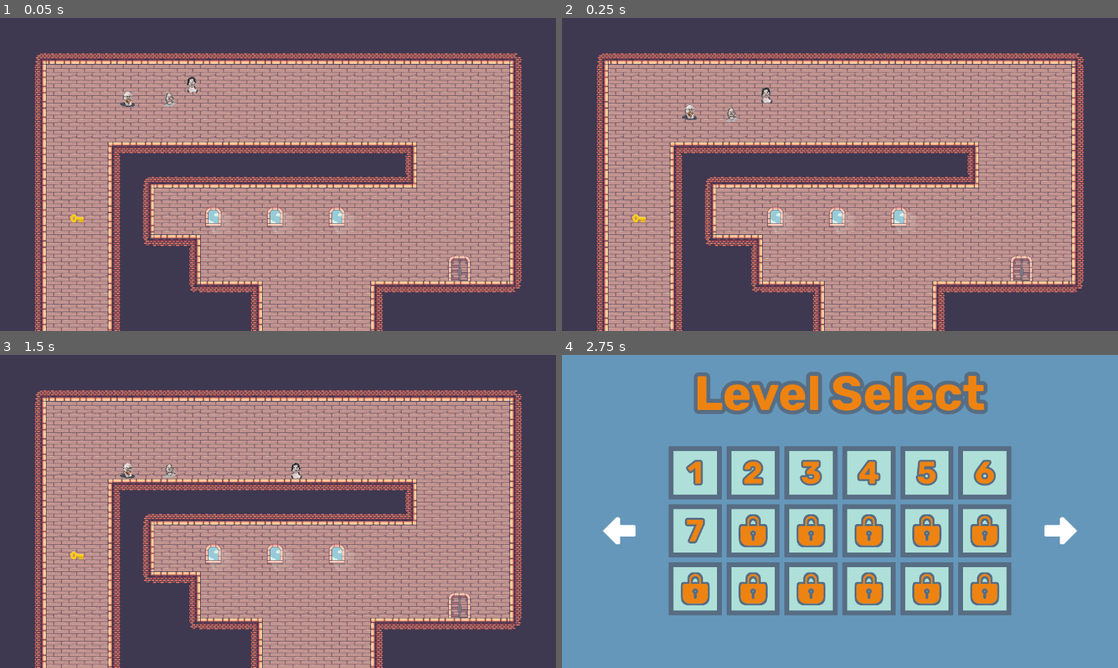
Above: before the commit, frames 1-4 (two rows, left to right).
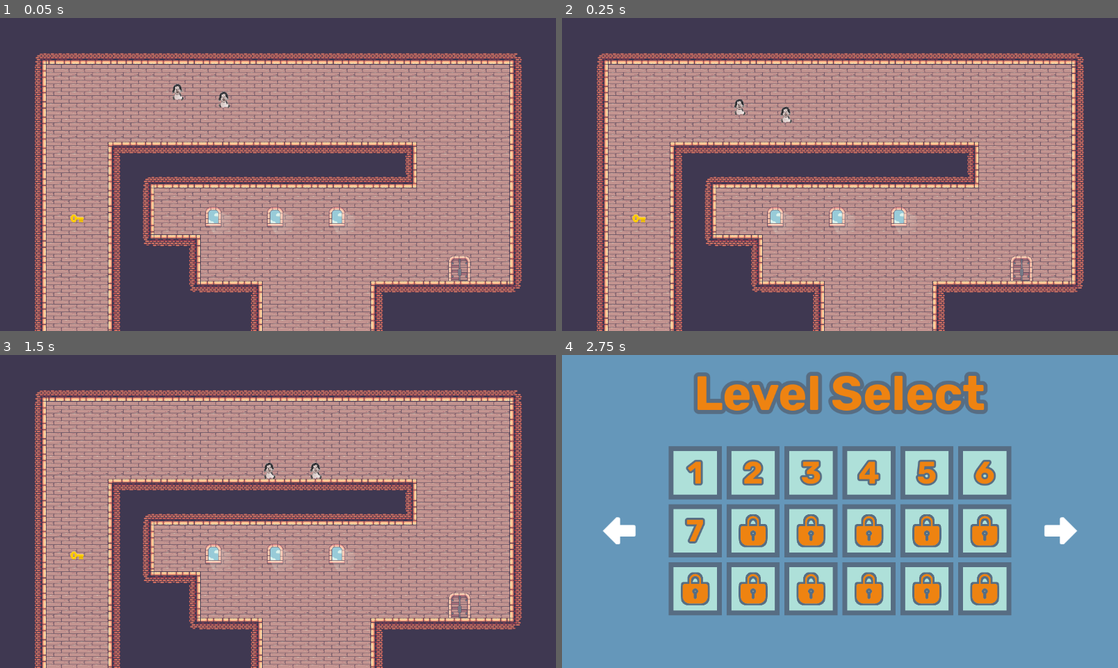
Above: after the commit, the same moments.

Repository: quimnuss/sompics
Game: Godot game, scene res://scenes/level_5.tscn
The game is run twice, just before and just after one commit, with the same random seed, the same clock (stepped at 60 frames per second) and the same inputs. The project has no main scene, so this scene is started directly.
Inputs (mouse positions are in pixels of both pictures, inside the frame that each line leads up to):
- Up to frame 1 (0.05 s): no input
- Up to frame 2 (0.25 s): no input
- Up to frame 3 (1.5 s): move the mouse to (400, 495) at 0.52 s; hold D (move_right) from 0.53 s (still down); tap W (jump) at 0.6, 0.77, 1.07 s; click (400, 495) at 0.67 s; tap Enter at 1.25 s; move the mouse to (166, 527) at 1.27 s; tap E (drop) at 1.35 s
- Up to frame 4 (2.75 s): tap W (jump) at 1.52, 1.55, 1.82, 2.3 s; move the mouse to (895, 442) at 2.02 s; release D (move_right) at 2.03 s; hold A (move_left) from 2.03 s (still down); hold J (level_select) from 2.03 s (still down)

The runs differ from the first frame. In frame 1, 0.3% of the frame differs, in the area x 21-42%, y 18-29%; in frame 2, 0.3%; in frame 3, 0.3%; in frame 4, nothing differs.

Commit message:
new: try controlling a rigidbody

Diff:
--- a/actors/pic_attached.gd
+++ /dev/null
@@ -1,30 +0,0 @@
-extends RigidBody2D
-
-
-@export var SPEED = 200.0
-const JUMP_VELOCITY = -400.0
-var gravity = ProjectSettings.get_setting("physics/2d/default_gravity")
-
-
-var move_left : String = 'move_left'
-var move_right : String = 'move_right'
-var jump : String = 'jump'
-
-func _ready():
-    pass # Replace with function body.
-
-func _integrate_forces(state):
-
-    state.apply_central_force(Vector2(10, -1000) * state.get_step())
-    #var force : Vector2
-#
-    #if Input.is_action_just_pressed(self.jump):
-        #force.y = JUMP_VELOCITY
-#
-    #var direction = Input.get_axis(self.move_left, self.move_right)
-    #if direction:
-        #force.x = direction * SPEED
-    #else:
-        #force.x = move_toward(force.x, 0, SPEED)
-#
-    #apply_central_force(force)
--- /dev/null
+++ b/actors/rigipic.gd
@@ -0,0 +1,32 @@
+extends RigidBody2D
+
+
+@export var SPEED = 200.0
+const JUMP_VELOCITY = -400.0
+var gravity = ProjectSettings.get_setting("physics/2d/default_gravity")
+
+
+var move_left : String = 'move_left'
+var move_right : String = 'move_right'
+var jump : String = 'jump'
+
+var speed = Vector2(5000,0)
+
+func _ready():
+    pass # Replace with function body.
+
+var thrust = Vector2(0, -2050)
+var torque = 20000
+
+func _integrate_forces(state):
+    if Input.is_action_pressed(jump):
+        print('jump')
+        state.apply_force(thrust.rotated(rotation))
+    else:
+        state.apply_force(Vector2())
+    var rotation_direction = 0
+    if Input.is_action_pressed(move_right):
+        rotation_direction += 1
+    if Input.is_action_pressed(move_left):
+        rotation_direction -= 1
+    state.apply_force(rotation_direction * speed)
--- /dev/null
+++ b/actors/rigipic.tscn
@@ -0,0 +1,24 @@
+[gd_scene load_steps=4 format=3 uid="uid://cu2vvs65nt8c0"]
+
+[ext_resource type="Script" path="res://actors/rigipic.gd" id="1_l0lg7"]
+[ext_resource type="Texture2D" uid="uid://bfc436ex1mydc" path="res://assets/it-faces.png" id="2_6l2uj"]
+
+[sub_resource type="RectangleShape2D" id="RectangleShape2D_gp4il"]
+size = Vector2(34, 34)
+
+[node name="RigidBody2D" type="RigidBody2D"]
+position = Vector2(256, 160)
+collision_layer = 2
+lock_rotation = true
+script = ExtResource("1_l0lg7")
+
+[node name="CollisionShape2D" type="CollisionShape2D" parent="."]
+position = Vector2(7, 7)
+shape = SubResource("RectangleShape2D_gp4il")
+
+[node name="Sprite2D" type="Sprite2D" parent="."]
+position = Vector2(8, 7.4963)
+scale = Vector2(0.237037, 0.217154)
+texture = ExtResource("2_6l2uj")
+region_enabled = true
+region_rect = Rect2(248, 228, 135, 152)
--- a/scenes/level_5.tscn
+++ b/scenes/level_5.tscn
@@ -1,20 +1,13 @@
-[gd_scene load_steps=11 format=3 uid="uid://de3j22tq8nijs"]
+[gd_scene load_steps=7 format=3 uid="uid://de3j22tq8nijs"]
 
 [ext_resource type="TileSet" uid="uid://c537katjoknov" path="res://world/level_tileset.tres" id="1_bs0p2"]
 [ext_resource type="PackedScene" uid="uid://31y11begqd5e" path="res://actors/door.tscn" id="2_2duou"]
 [ext_resource type="PackedScene" uid="uid://dlw6umpweb060" path="res://actors/key.tscn" id="3_jhclc"]
 [ext_resource type="Script" path="res://actors/respawn.gd" id="6_1xrsj"]
 [ext_resource type="PackedScene" uid="uid://cfa1h1cv5i3ab" path="res://actors/pic.tscn" id="6_cvtkc"]
-[ext_resource type="Script" path="res://actors/pic_attached.gd" id="6_kthch"]
-[ext_resource type="Texture2D" uid="uid://bfc436ex1mydc" path="res://assets/it-faces.png" id="7_y8sg6"]
 
 [sub_resource type="RectangleShape2D" id="RectangleShape2D_l2dor"]
 size = Vector2(224, 42)
-
-[sub_resource type="RectangleShape2D" id="RectangleShape2D_e12he"]
-
-[sub_resource type="RectangleShape2D" id="RectangleShape2D_gp4il"]
-size = Vector2(34, 34)
 
 [node name="MainLevel" type="Node2D"]
 
@@ -49,37 +42,10 @@
 position = Vector2(16, 16)
 shape = SubResource("RectangleShape2D_l2dor")
 
-[node name="DampedSpringJoint2D" type="DampedSpringJoint2D" parent="."]
-position = Vector2(416, 168)
-node_a = NodePath("../Pic")
-node_b = NodePath("../Pic/RigidBody2D")
-disable_collision = false
-
 [node name="Pic" parent="." instance=ExtResource("6_cvtkc")]
-position = Vector2(416, 168)
-
-[node name="RigidBody2D" type="RigidBody2D" parent="Pic"]
-
-[node name="CollisionShape2D" type="CollisionShape2D" parent="Pic/RigidBody2D"]
-shape = SubResource("RectangleShape2D_e12he")
+position = Vector2(464, 168)
 
 [node name="Pic2" parent="." instance=ExtResource("6_cvtkc")]
-position = Vector2(352, 168)
-person = "pol"
-
-[node name="RigidBody2D" type="RigidBody2D" parent="."]
-position = Vector2(256, 160)
-script = ExtResource("6_kthch")
-
-[node name="CollisionShape2D" type="CollisionShape2D" parent="RigidBody2D"]
-position = Vector2(7, 7)
-shape = SubResource("RectangleShape2D_gp4il")
-
-[node name="Sprite2D" type="Sprite2D" parent="RigidBody2D"]
-position = Vector2(8, 7.4963)
-scale = Vector2(0.237037, 0.217154)
-texture = ExtResource("7_y8sg6")
-region_enabled = true
-region_rect = Rect2(248, 228, 135, 152)
+position = Vector2(368, 152)
 
 [connection signal="body_entered" from="Area2D" to="Area2D" method="_on_body_entered"]
